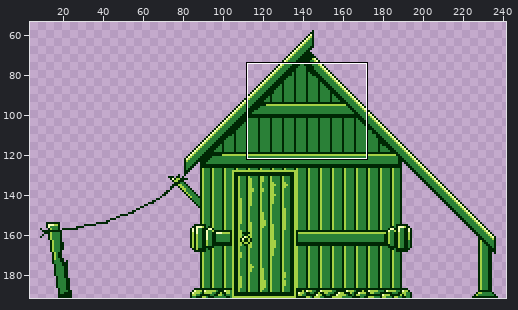
Sprite sheet, stored at PaletteSwap/sprites/sShack/layers/1e6eb52e-e17f-4149-93ce-aac374b461cd/bc9bcabe-5abf-4d29-aaf3-f15d35f803e5.png. The first picture is a wide view before the edit; the outline marks the close-up.
Close-up. First the earlier version:
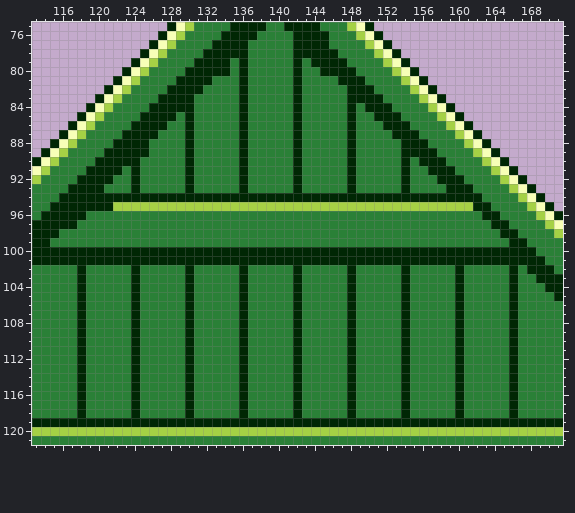
The file is 256x192 pixels. Shown: x 113..171, y 75..121. The wide view leaves out empty margins. The commit also changed other parts of the picture, which this record leaves out.
And afterwards:
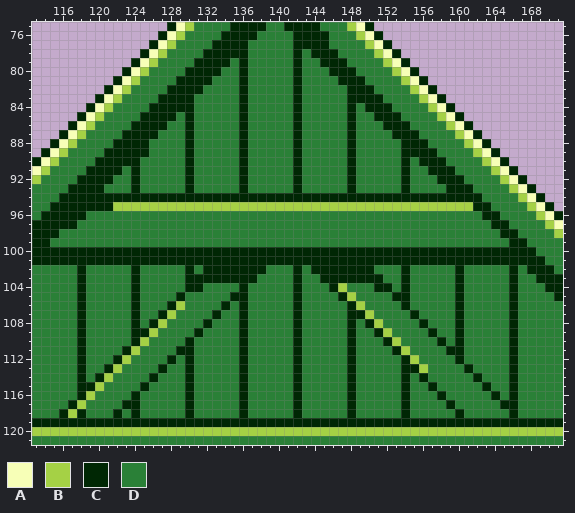
Palette (. is transparent): A #f7ffb7  B #a5d145  C #002704  D #2a8037
From old to new:
@@ x 132..147 @@
  77 DCCCCDDDDDCCCCDD
- 78 CCCCCDDDDDCCCCCD
- 79 CCCDCDDDDDCDCCCC
- 80 CCCDCDDDDDCDDCCC
+ 78 CCCCCDDDDDCDCCCD
+ 79 CCCDCDDDDDCDDCCC
+ 80 CCDDCDDDDDCDDDCC
  81 CDDDCDDDDDCDDDDC
@@ x 113..171 @@
 101 CCCCCCCCCCCCCCCCCCCCCCCCCCCCCCCCCCCCCCCCCCCCCCCCCCCCCCCCCDD
-102 DDDDDCDDDDDCDDDDDCDDDDDCDDDDDCDDDDDCDDDDDCDDDDDCDDDDDCDCCCD
-103 DDDDDCDDDDDCDDDDDCDDDDDCDDDDDCDDDDDCDDDDDCDDDDDCDDDDDCDDCCC
-104 DDDDDCDDDDDCDDDDDCDDDDDCDDDDDCDDDDDCDDDDDCDDDDDCDDDDDCDDDCC
-105 DDDDDCDDDDDCDDDDDCDDDDDCDDDDDCDDDDDCDDDDDCDDDDDCDDDDDCDDDDC
-106 DDDDDCDDDDDCDDDDDCDDDDDCDDDDDCDDDDDCDDDDDCDDDDDCDDDDDCDDDDD
-107 DDDDDCDDDDDCDDDDDCDDDDDCDDDDDCDDDDDCDDDDDCDDDDDCDDDDDCDDDDD
-108 DDDDDCDDDDDCDDDDDCDDDDDCDDDDDCDDDDDCDDDDDCDDDDDCDDDDDCDDDDD
-109 DDDDDCDDDDDCDDDDDCDDDDDCDDDDDCDDDDDCDDDDDCDDDDDCDDDDDCDDDDD
-110 DDDDDCDDDDDCDDDDDCDDDDDCDDDDDCDDDDDCDDDDDCDDDDDCDDDDDCDDDDD
-111 DDDDDCDDDDDCDDDDDCDDDDDCDDDDDCDDDDDCDDDDDCDDDDDCDDDDDCDDDDD
-112 DDDDDCDDDDDCDDDDDCDDDDDCDDDDDCDDDDDCDDDDDCDDDDDCDDDDDCDDDDD
-113 DDDDDCDDDDDCDDDDDCDDDDDCDDDDDCDDDDDCDDDDDCDDDDDCDDDDDCDDDDD
-114 DDDDDCDDDDDCDDDDDCDDDDDCDDDDDCDDDDDCDDDDDCDDDDDCDDDDDCDDDDD
-115 DDDDDCDDDDDCDDDDDCDDDDDCDDDDDCDDDDDCDDDDDCDDDDDCDDDDDCDDDDD
-116 DDDDDCDDDDDCDDDDDCDDDDDCDDDDDCDDDDDCDDDDDCDDDDDCDDDDDCDDDDD
-117 DDDDDCDDDDDCDDDDDCDDDDDCDDDDDCDDDDDCDDDDDCDDDDDCDDDDDCDDDDD
-118 DDDDDCDDDDDCDDDDDCDDDDDCDDDDDCDDDDDCDDDDDCDDDDDCDDDDDCDDDDD
+102 DDDDDCDDDDDCDDDDDCDCCCCCCCDDDCDCCCCCCCDDDCDDDDDCDDDDDCDCCCD
+103 DDDDDCDDDDDCDDDDDCCCCCCCCDDDDCDDCCCCCCCDDCDDDDDCDDDDDCDDCCC
+104 DDDDDCDDDDDCDDDDDCCDDDDCDDDDDCDDDCBDDDCCDCDDDDDCDDDDDCDDDCC
+105 DDDDDCDDDDDCDDDDCDDDDDCCDDDDDCDDDDCBDDDDCCDDDDDCDDDDDCDDDDC
+106 DDDDDCDDDDDCDDDCBDDDDCDCDDDDDCDDDDDCBDDDDCDDDDDCDDDDDCDDDDD
+107 DDDDDCDDDDDCDDCBDDDDCDDCDDDDDCDDDDDCCBDDDDCDDDDCDDDDDCDDDDD
+108 DDDDDCDDDDDCDCBDDDDCDDDCDDDDDCDDDDDCDCBDDDDCDDDCDDDDDCDDDDD
+109 DDDDDCDDDDDCCBDDDDCDDDDCDDDDDCDDDDDCDDCBDDDDCDDCDDDDDCDDDDD
+110 DDDDDCDDDDDCBDDDDCDDDDDCDDDDDCDDDDDCDDDCBDDDDCDCDDDDDCDDDDD
+111 DDDDDCDDDDCBDDDDCCDDDDDCDDDDDCDDDDDCDDDDCBDDDDCCDDDDDCDDDDD
+112 DDDDDCDDDCBDDDDCDCDDDDDCDDDDDCDDDDDCDDDDDCBDDDDCDDDDDCDDDDD
+113 DDDDDCDDCBDDDDCDDCDDDDDCDDDDDCDDDDDCDDDDDCCBDDDDCDDDDCDDDDD
+114 DDDDDCDCBDDDDCDDDCDDDDDCDDDDDCDDDDDCDDDDDCDCDDDDDCDDDCDDDDD
+115 DDDDDCCBDDDDCDDDDCDDDDDCDDDDDCDDDDDCDDDDDCDDCDDDDDCDDCDDDDD
+116 DDDDDCBDDDDCDDDDDCDDDDDCDDDDDCDDDDDCDDDDDCDDDCDDDDDCDCDDDDD
+117 DDDDCBDDDDCCDDDDDCDDDDDCDDDDDCDDDDDCDDDDDCDDDDCDDDDDCCDDDDD
+118 DDDCBCDDDCDCDDDDDCDDDDDCDDDDDCDDDDDCDDDDDCDDDDDCDDDDDCDDDDD
 119 CCCCCCCCCCCCCCCCCCCCCCCCCCCCCCCCCCCCCCCCCCCCCCCCCCCCCCCCCCC
Pixel boxes of the changes (left, top, right, bottom) in both close-ups:
changed: (302, 49, 329, 76)
changed: (221, 67, 230, 76)
changed: (59, 265, 266, 418)
changed: (311, 265, 509, 409)
